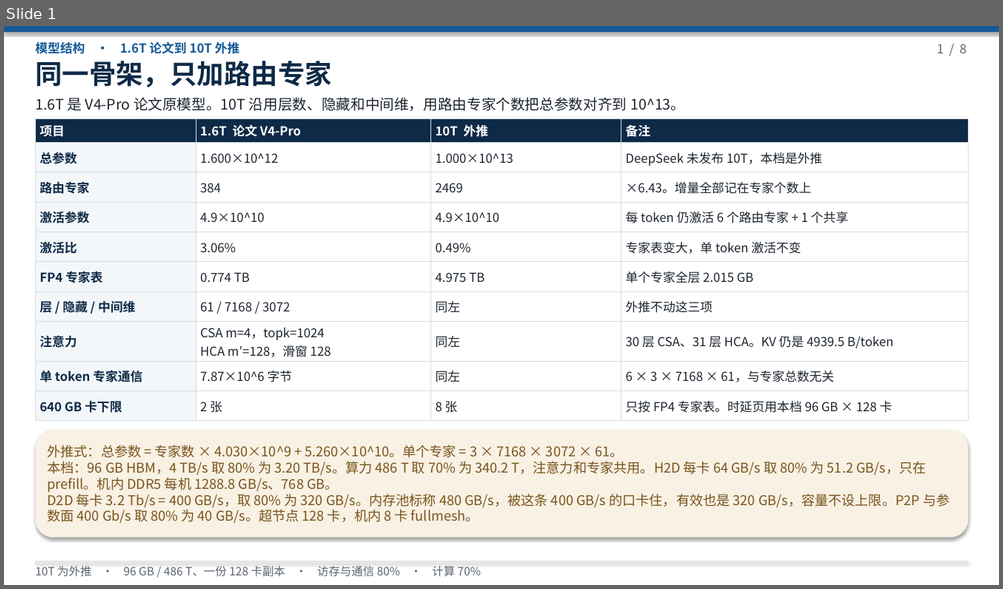
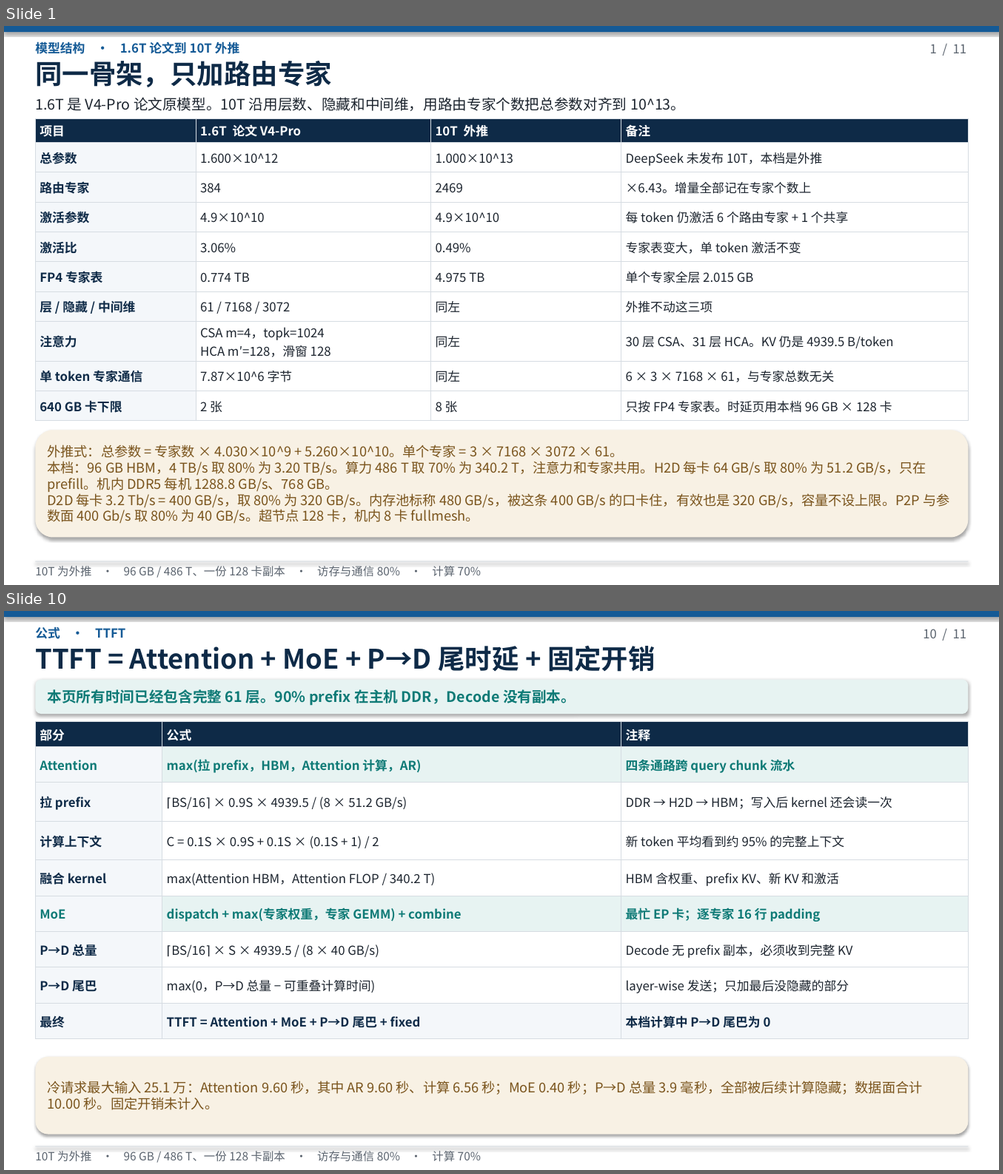
Before and after one commit to 69515164-rgb/UCL-MPComm, a slide deck: docs/deepseek-96g-slo.pptx. Shown one above the other, each under a label of ours: slide 1 before the commit, slides 1 and 10 after it; the slides between them are not shown. The pictures are 1003x589 and 1003x1174 pixels, drawn with LibreOffice and Linux fonts; fonts in the diff are those of the drawing. Boxes give left, top, right and bottom in pixels: in the first picture for what was removed or moved away, otherwise in the second. Text is boxed around its words. In the diff, an @@ line names an element or a change of style, - is before the commit and + after.

```diff
--- a/docs/deepseek-96g-slo.pptx
+++ b/docs/deepseek-96g-slo.pptx
@@ slide 10 added at (4,611,999,1170), background #FFFFFF @@
@@ rectangle added at (4,611,999,617), fill #145A96 @@
@@ text added at (35,627,125,639), 12 pt, text #145A96, bold @@
+公式 · TTFT
@@ text added at (922,629,967,638), 12 pt, text #5A636E @@
+10 / 11
@@ text added at (35,646,655,672), 26 pt, text #0E2A47, bold @@
+TTFT = Attention + MoE + P→D 尾时延 + 固定开销
@@ rounded rectangle added at (35,680,968,714), fill #E7F3F2 @@
@@ text added at (47,689,575,706), 14 pt, text #0E7A76, bold @@
+本页所有时间已经包含完整 61 层。90% prefix 在主机 DDR，Decode 没有副本。
@@ table added at (35,721,968,1039), 9 rows, 3 columns @@
+部分 | 公式 | 注释
+Attention | max(拉 prefix，HBM，Attention 计算，AR) | 四条通路跨 query chunk 流水
+拉 prefix | ⌈BS/16⌉ × 0.9S × 4939.5 / (8 × 51.2 GB/s) | DDR → H2D → HBM；写入后 kernel 还会读一次
+计算上下文 | C = 0.1S × 0.9S + 0.1S × (0.1S + 1) / 2 | 新 token 平均看到约 95% 的完整上下文
+融合 kernel | max(Attention HBM，Attention FLOP / 340.2 T) | HBM 含权重、prefix KV、新 KV 和激活
+MoE | dispatch + max(专家权重，专家 GEMM) + combine | 最忙 EP 卡；逐专家 16 行 padding
+P→D 总量 | ⌈BS/16⌉ × S × 4939.5 / (8 × 40 GB/s) | Decode 无 prefix 副本，必须收到完整 KV
+P→D 尾巴 | max(0，P→D 总量 − 可重叠计算时间) | layer-wise 发送；只加最后没隐藏的部分
+最终 | TTFT = Attention + MoE + P→D 尾巴 + fixed | 本档计算中 P→D 尾巴为 0
@@ rounded rectangle added at (35,1057,968,1135), fill #F8F1E4 @@
@@ text added at (47,1081,922,1111), 13 pt, text #7A541C @@
+冷请求最大输入 25.1 万：Attention 9.60 秒，其中 AR 9.60 秒、计算 6.56 秒；MoE 0.40 秒；P→D 总量 3.9 毫秒，全部被后续计算隐藏；数据面合计 10.00 秒。固定开销未计入。
@@ rectangle added at (35,1147,968,1147), fill #D6DCE2 @@
@@ text added at (35,1151,481,1162), 11 pt, text #5A636E @@
+10T 为外推 · 96 GB / 486 T、一份 128 卡副本 · 访存与通信 80% · 计算 70%
@@ slide 1 changed as well @@
@@ text at (930,44,967,53): text changed @@
-1 / 8
+1 / 11
```
Also in this commit, not shown: 7 other slides changed, 2 other slides added, 1 other file.
